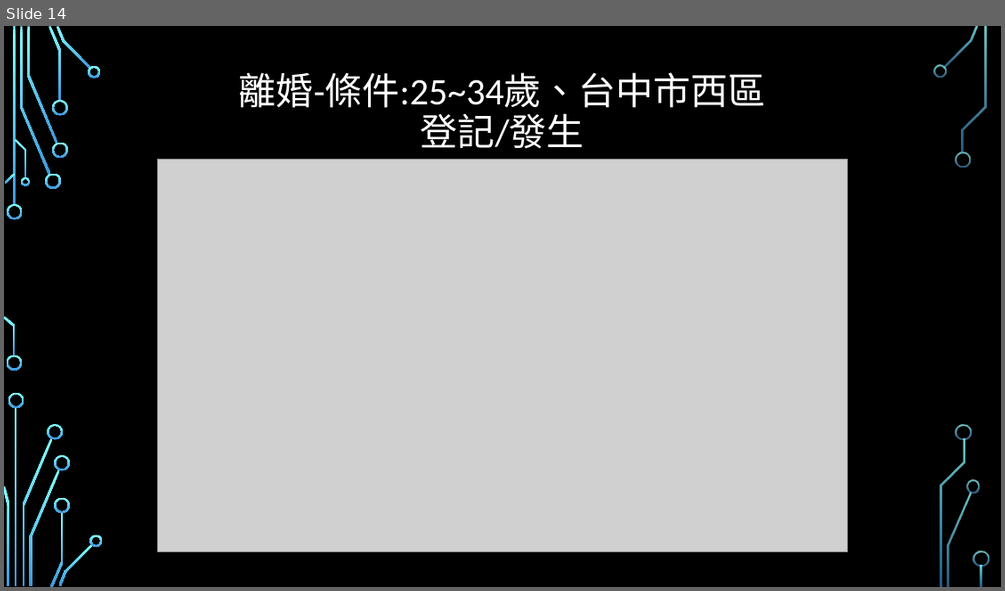
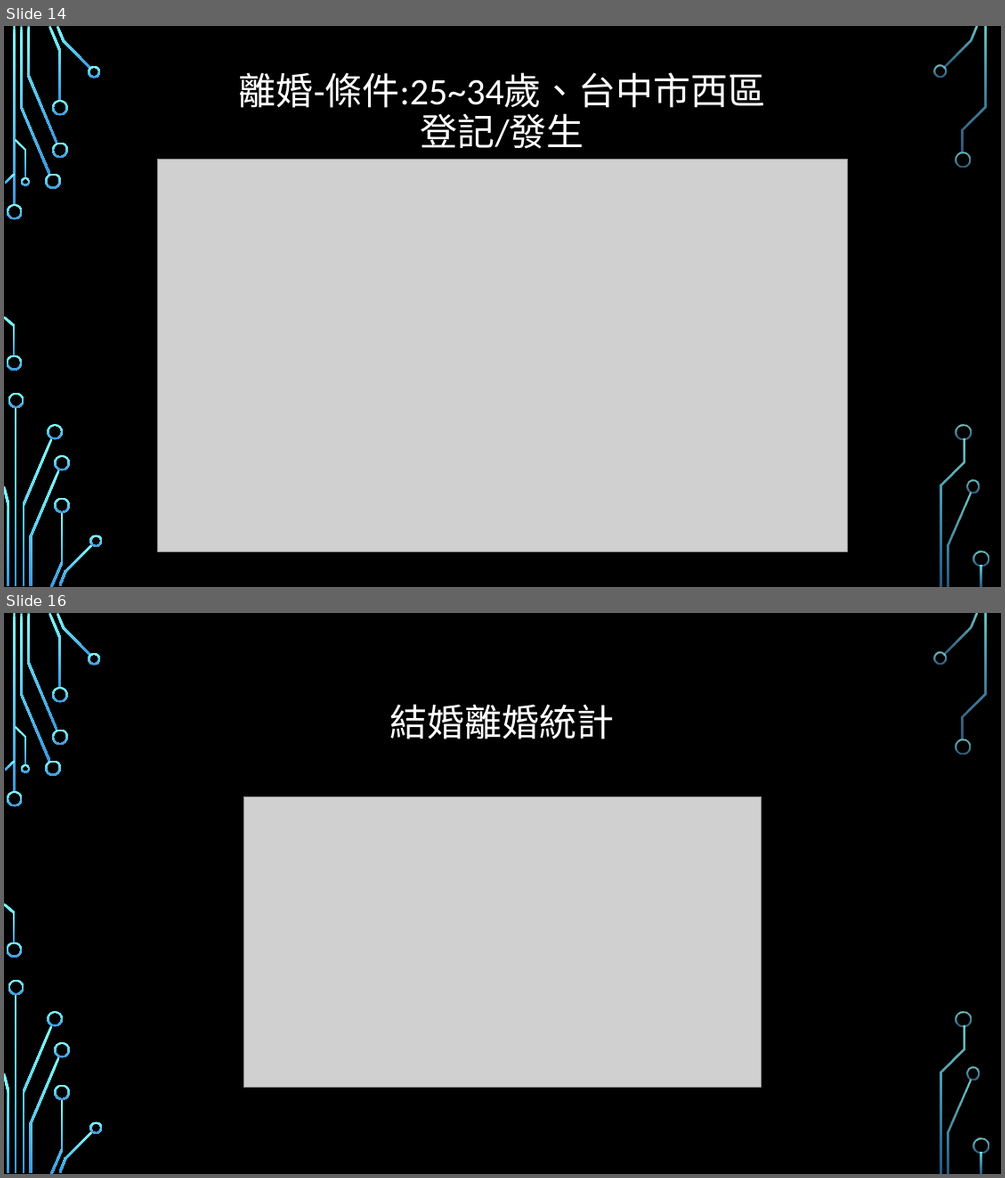
Before and after one commit to HSMonsterKing/Marriage-Analysis, a slide deck: 那些人較易結婚或離婚.pptx. Shown one above the other, each under a label of ours: slide 14 before the commit, slides 14 and 16 after it; the slides between them are not shown. The pictures are 1005x591 and 1005x1178 pixels, drawn with LibreOffice and Linux fonts; fonts in the diff are those of the drawing; grey boxes stand for pictures; background and template pictures are left out. Boxes give left, top, right and bottom in pixels: in the first picture for what was removed or moved away, otherwise in the second. Text is boxed around its words. In the diff, an @@ line names an element or a change of style, - is before the commit and + after.

```diff
--- a/那些人較易結婚或離婚.pptx
+++ b/那些人較易結婚或離婚.pptx
@@ slide 16 added at (x1=4, y1=613, x2=1001, y2=1174), background picture (left out); not listed: 36 template elements that a slide beside it also shows @@
@@ title added at (x1=390, y1=704, x2=615, y2=739), 36 pt, text #FFFFFF @@
+結婚離婚統計
@@ picture added at (x1=243, y1=797, x2=760, y2=1086) @@
```
Also in this commit, not shown: 5 slides changed, 1 other slide added, 2 other files.
